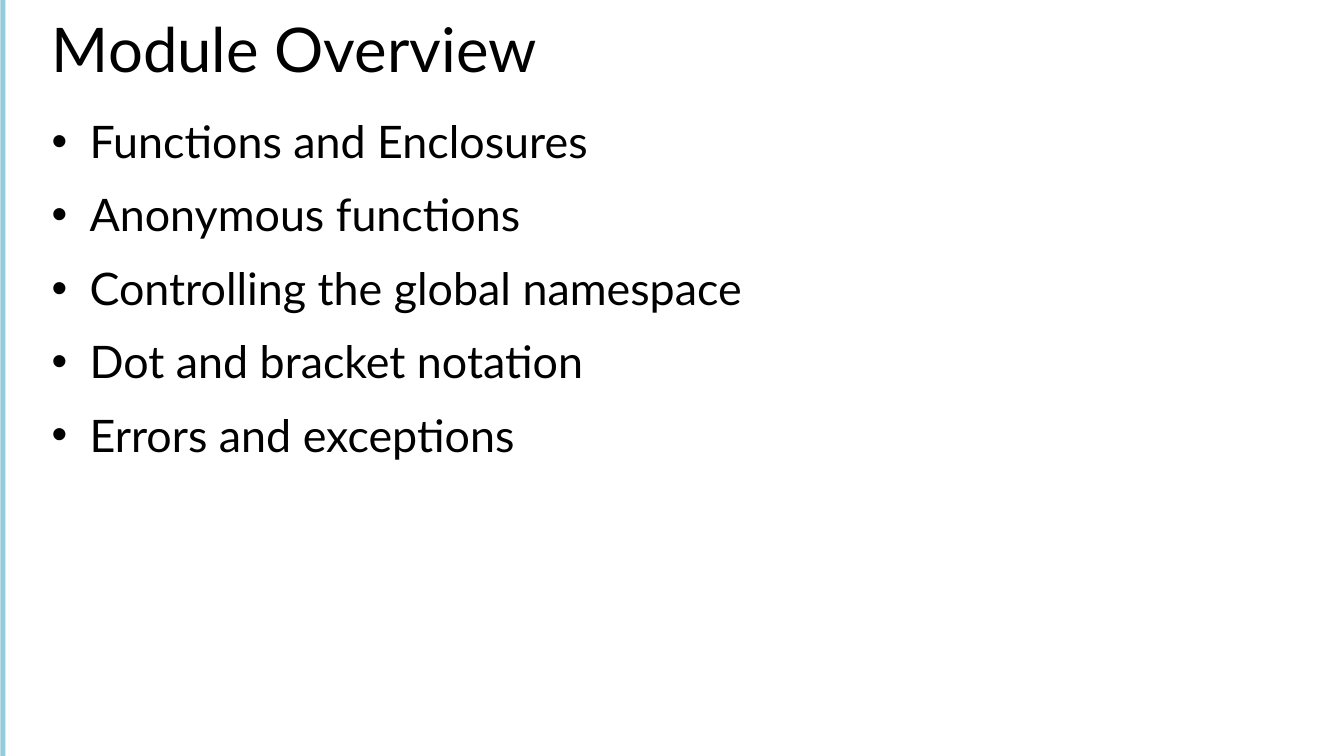
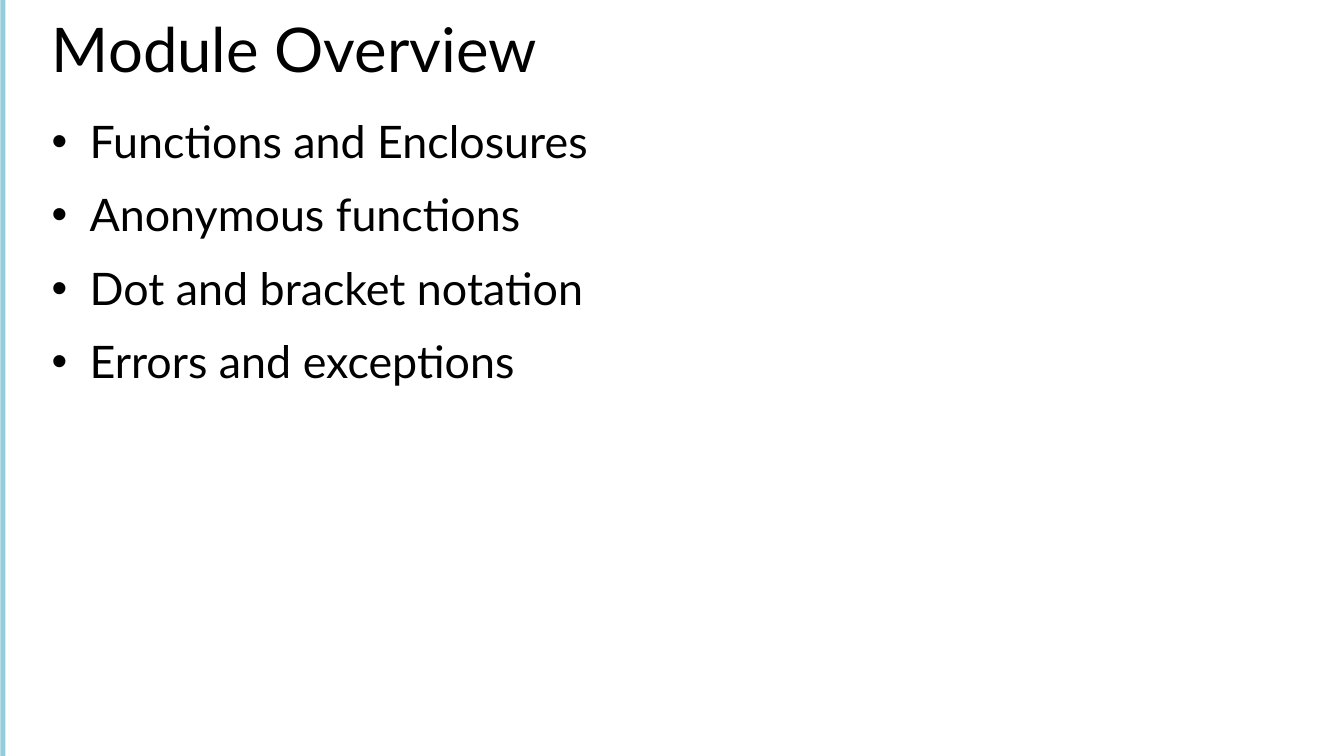
Before and after one commit to Amart85/JavaScript-Experienced-Developers, a slide deck: slide 8 of Slides/Module 1 -Getting Started With JavaScript.pptx. Drawn at 1344x756 pixels with LibreOffice and Linux fonts; fonts in the diff are those of the drawing. Boxes give left, top, right and bottom in pixels: in the first picture for what was removed or moved away, otherwise in the second. Text is boxed around its words. In the diff, an @@ line names an element or a change of style, - is before the commit and + after.

```diff
--- a/Slides/Module 1 -Getting Started With JavaScript.pptx
+++ b/Slides/Module 1 -Getting Started With JavaScript.pptx
@@ text at (x1=90, y1=272, x2=742, y2=314): paragraph removed @@
-• Controlling the global namespace
```
Also in this commit, not shown: 3 other slides changed, 3 other files.
